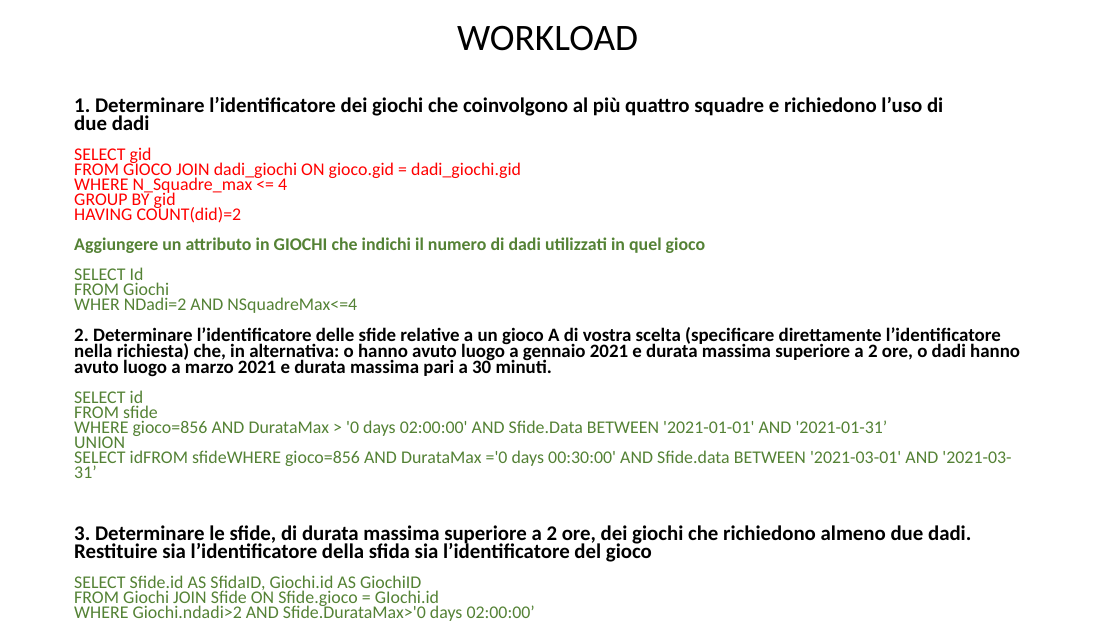
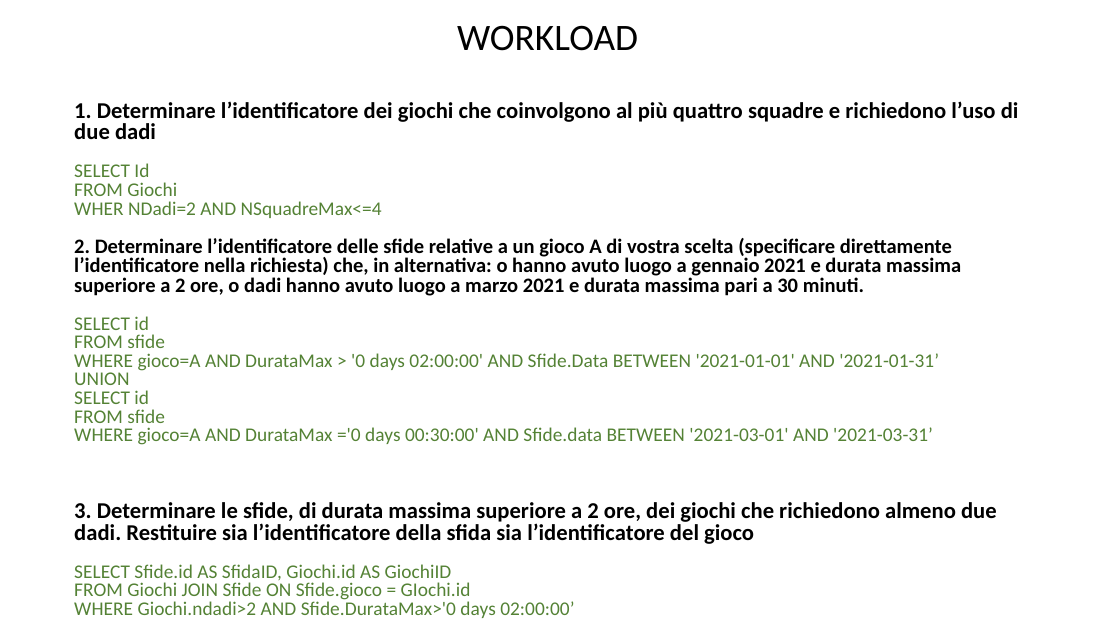
Before and after one commit to DavideGit-cs/BD_Progetto_Gruppo11, a slide deck: slide 14 of Vincoli_Domini_BDProgetto_finale.pptx. Drawn at 1120x630 pixels with LibreOffice and Linux fonts; fonts in the diff are those of the drawing. Boxes give left, top, right and bottom in pixels: in the first picture for what was removed or moved away, otherwise in the second. Text is boxed around its words. In the diff, an @@ line names an element or a change of style, - is before the commit and + after.

```diff
--- a/Vincoli_Domini_BDProgetto_finale.pptx
+++ b/Vincoli_Domini_BDProgetto_finale.pptx
@@ text at (74,101,1019,618): size 17.9 to 19.4 pt in "1. Determinare l’identificatore dei giochi che coinvolgono ...", "3. Determinare le sfide, di durata massima ..."; size 15.3 to 16.6 pt in "SELECT Id", "FROM Giochi", "WHER NDadi=2 AND NSquadreMax<=4", "SELECT id" and 5 more places; size 16.1 to 17.6 pt in "2. Determinare l’identificatore delle sfide relative a ..."; line spacing 0.7 to 0.8 @@
@@ text at (74,147,706,253): paragraphs removed @@
-SELECT gid
-FROM GIOCO JOIN dadi_giochi ON gioco.gid = dadi_giochi.gid
-WHERE N_Squadre_max <= 4
-GROUP BY gid
-HAVING COUNT(did)=2
-Aggiungere un attributo in GIOCHI che indichi il numero di dadi utilizzati in quel gioco
@@ text at (74,353,939,373): text changed; size 15.3 to 16.6 pt @@
-WHERE gioco=856 AND DurataMax > '0 days 02:00:00' AND Sfide.Data BETWEEN '2021-01-01' AND '2021-01-31’
+WHERE gioco=A AND DurataMax > '0 days 02:00:00' AND Sfide.Data BETWEEN '2021-01-01' AND '2021-01-31’
@@ text at (74,390,933,445): text changed; size 15.3 to 16.6 pt @@
-SELECT idFROM sfideWHERE gioco=856 AND DurataMax ='0 days 00:30:00' AND Sfide.data BETWEEN '2021-03-01' AND '2021-03-31’
+SELECT id
+FROM sfide
+WHERE gioco=A AND DurataMax ='0 days 00:30:00' AND Sfide.data BETWEEN '2021-03-01' AND '2021-03-31’
```
Also in this commit, not shown: 15 other slides changed, 5 slides added, 1 slide removed, 10 other files.
